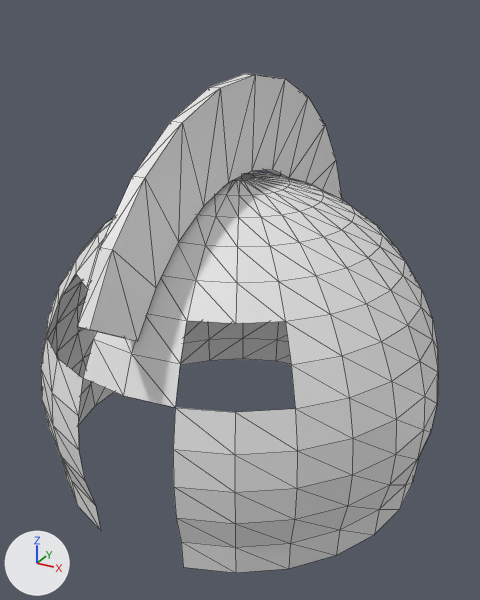
A saved change to the glTF model assets/models3d/iris_spartan_helm.glb.
Rendered twice from a camera (50 mm lens) standing at (1.12, -2.1, 0.97) and looking at (-0.03, 0.01, -0.08). The axes (+X, +Y, +Z) are drawn at lower left. The lights are the same throughout. The older version comes first. Mesh edges are drawn as thin lines.

Objects in the first picture: 'geometry_0'.
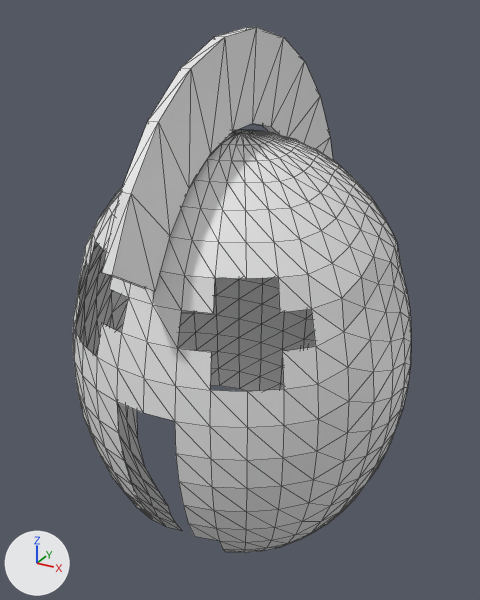
Commit message: feat: Spartan helm v2 - proportions re-derived from museum photos

The change, as a diff of the scene's bpy script:
```diff
--- a/assets/models3d/iris_spartan_helm.glb.py
+++ b/assets/models3d/iris_spartan_helm.glb.py
@@ me_geometry_0 @@
 # used by ob_geometry_0; location = (0.0, 0.0, 0.0)
-me_geometry_0.from_pydata(...)  # 391 vertices, 672 faces; spans x -0.76..0.76, y -0.91..1.0, z -0.77..0.76
+me_geometry_0.from_pydata(...)  # 726 vertices, 1304 faces; spans x -0.65..0.65, y -0.8..0.9, z -1.0..0.91
+# me_geometry_0 part 1: the loose piece of 331 vertices spanning x -0.76..0.76, y -0.8..0.71, z -0.7..0.42 is rebuilt with 666 vertices and now spans x -0.65..0.65, y -0.69..0.61, z -1.0..0.58
+# me_geometry_0 part 2: the loose piece of 60 vertices spanning x -0.02..0.02, y -0.91..1.0, z -0.77..0.76 is rebuilt with 60 vertices and now spans x -0.02..0.02, y -0.8..0.9, z -0.73..0.91
```

Boxes (x1, y1, x2, y2) around the edits, measured in the pictures (480 x 600 px):
'geometry_0', reshaped (15% narrower)
    before: (41, 74, 438, 573)
    after: (73, 27, 411, 552)
part 1 of me_geometry_0, rebuilt (15% narrower)
    before: (41, 171, 438, 573)
    after: (73, 130, 411, 552)
part 2 of me_geometry_0, rebuilt
    before: (78, 74, 342, 342)
    after: (102, 27, 333, 291)
